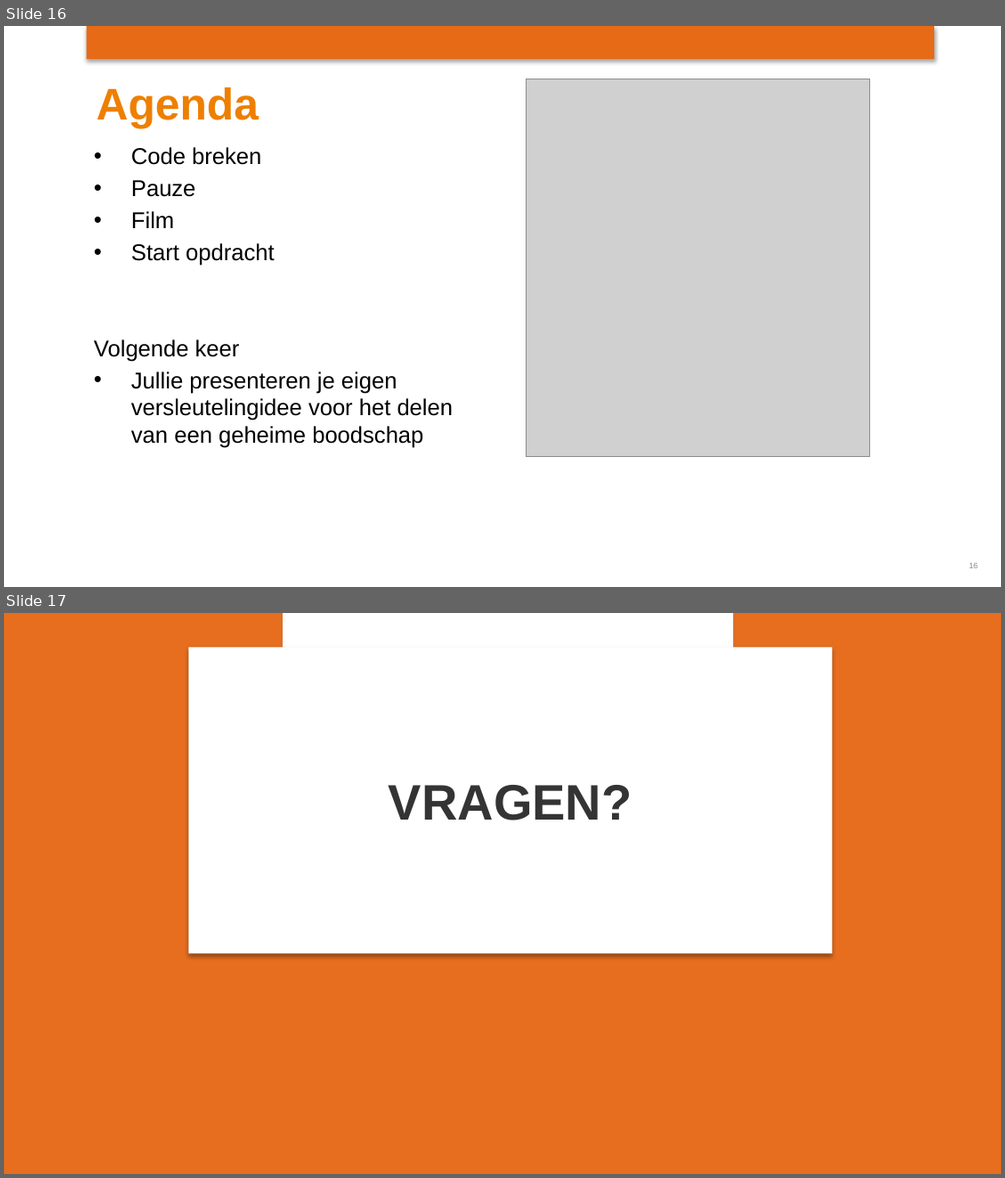
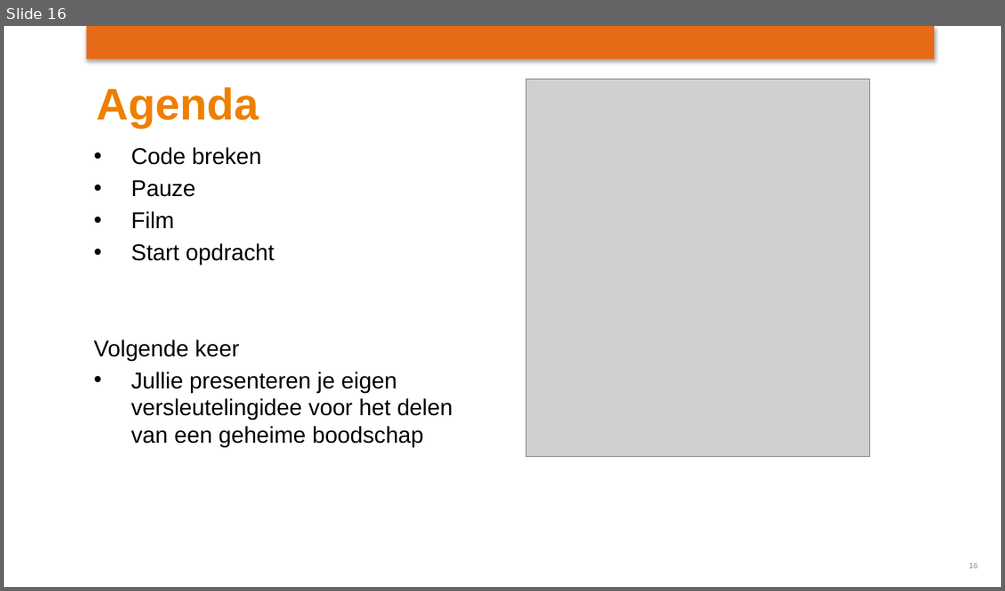
Before and after one commit to hanze-hbo-ict/technasium-encryptie, a slide deck: Presentatie Dag 1 - Introductie en Ceasar Cipher.pptx. Shown one above the other, each under a label of ours: slides 16 and 17 before the commit, slide 16 after it. The pictures are 1005x1178 and 1005x591 pixels, drawn with LibreOffice and Linux fonts; fonts in the diff are those of the drawing; grey boxes stand for pictures; background and template pictures are left out. Boxes give left, top, right and bottom in pixels: in the first picture for what was removed or moved away, otherwise in the second. Text is boxed around its words. In the diff, an @@ line names an element or a change of style, - is before the commit and + after.

```diff
--- a/Presentatie Dag 1 - Introductie en Ceasar Cipher.pptx
+++ b/Presentatie Dag 1 - Introductie en Ceasar Cipher.pptx
@@ slide 17 removed at <box>4,613,1001,1174</box>, background #E66E1E @@
@@ rectangle removed at <box>283,613,734,659</box> @@
@@ rectangle removed at <box>188,647,833,953</box> @@
@@ text removed at <box>388,785,632,820</box> @@
-VRAGEN?
```
Also in this commit, not shown: 1 slide added, 1 other file.
